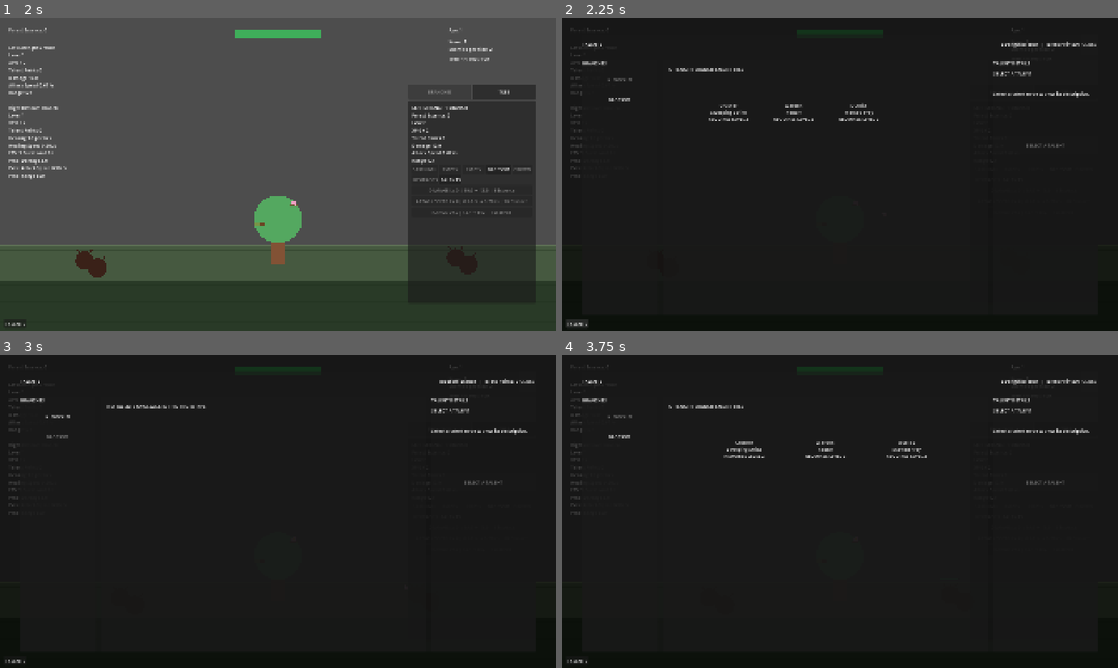
Above: before the commit, frames 1-4 (two rows, left to right).
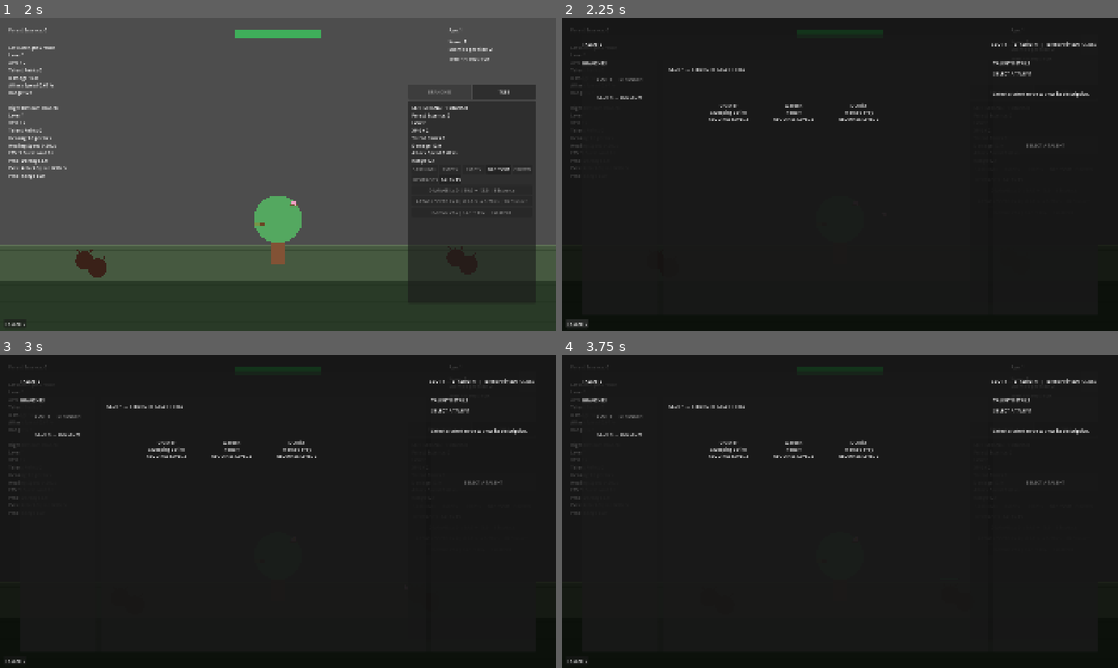
Above: after the commit, the same moments.

Repository: Triggggie/tree-guardian
Game: Godot game, scene res://scenes/main_world.tscn
The game is run twice, just before and just after one commit, with the same random seed, the same clock (stepped at 60 frames per second) and the same inputs.
Inputs (mouse positions are in pixels of both pictures, inside the frame that each line leads up to):
- Up to frame 1 (2 s): click "BLOSSOM" at 0.5 s; click "STRENGTH" at 1.25 s
- Up to frame 2 (2.25 s): click "TALENTS" at 2 s
- Up to frame 3 (3 s): click "BLOSSOM" at 2.75 s
- Up to frame 4 (3.75 s): click (617, 414) at 3.5 s, where only the run before the commit has a clickable "STRENGTH"

Frame 1 is identical in both runs. In frame 2, 0.3% of the frame differs, in the area x 6-86%, y 8-27%; in frame 3, 0.8%; in frame 4, 1.0%, in the area x 6-86%, y 8-33%.

Commit message:
Support multiple branch instances in Talent Screen

Diff:
--- a/scenes/ui/TalentScreen.tscn
+++ b/scenes/ui/TalentScreen.tscn
@@ -77,6 +77,9 @@
 layout_mode = 2
 text = "BRANCHES"
 
+[node name="BranchButtonsContainer" type="VBoxContainer" parent="MarginContainer/MainPanel/MainVBox/ContentHBox/BranchSelectorPanel/BranchSelectorVBox" unique_id=1848333654]
+layout_mode = 2
+
 [node name="StrengthBranchButton" type="Button" parent="MarginContainer/MainPanel/MainVBox/ContentHBox/BranchSelectorPanel/BranchSelectorVBox" unique_id=1099527227]
 custom_minimum_size = Vector2(0, 60)
 layout_mode = 2
--- a/scripts/ui/talent_screen.gd
+++ b/scripts/ui/talent_screen.gd
@@ -4,9 +4,6 @@
 const TALENT_NODE_BUTTON_SCENE: PackedScene = preload(
 	"res://scenes/ui/TalentNodeButton.tscn"
 )
-
-const STRENGTH_BRANCH_ID: StringName = &"strength_branch"
-const BLOSSOM_BRANCH_ID: StringName = &"blossom_branch"
 
 
 @onready var talent_points_label: Label = (
@@ -19,13 +16,19 @@
 	/CloseButton
 )
 
-@onready var strength_branch_button: Button = (
+@onready var branch_buttons_container: VBoxContainer = (
+	$MarginContainer/MainPanel/MainVBox/ContentHBox
+	/BranchSelectorPanel/BranchSelectorVBox
+	/BranchButtonsContainer
+)
+
+@onready var old_strength_branch_button: Button = (
 	$MarginContainer/MainPanel/MainVBox/ContentHBox
 	/BranchSelectorPanel/BranchSelectorVBox
 	/StrengthBranchButton
 )
 
-@onready var blossom_branch_button: Button = (
+@onready var old_blossom_branch_button: Button = (
 	$MarginContainer/MainPanel/MainVBox/ContentHBox
 	/BranchSelectorPanel/BranchSelectorVBox
 	/BlossomBranchButton
@@ -74,10 +77,10 @@
 )
 
 
-var strength_branch
-var blossom_branch
+var available_branches: Array[Node] = []
+var branch_buttons_by_instance_id: Dictionary = {}
+
 var selected_branch
-
 var selected_talent_id: StringName = &""
 
 
@@ -86,25 +89,20 @@
 		close_screen
 	)
 
-	strength_branch_button.pressed.connect(
-		select_strength_branch
-	)
-
-	blossom_branch_button.pressed.connect(
-		select_blossom_branch
-	)
-
 	purchase_talent_button.pressed.connect(
 		purchase_selected_talent
 	)
 
+	old_strength_branch_button.visible = false
+	old_blossom_branch_button.visible = false
+
 	find_available_branches()
 	connect_branch_signals()
 
-	if is_instance_valid(strength_branch):
-		select_branch(strength_branch)
-	elif is_instance_valid(blossom_branch):
-		select_branch(blossom_branch)
+	if not available_branches.is_empty():
+		select_branch(
+			available_branches[0]
+		)
 	else:
 		update_empty_state()
 
@@ -112,12 +110,14 @@
 
 
 func find_available_branches() -> void:
-	strength_branch = null
-	blossom_branch = null
+	available_branches.clear()
 
 	for branch_node in get_tree().get_nodes_in_group(
 		"combat_branch"
 	):
+		if not is_instance_valid(branch_node):
+			continue
+
 		if not branch_node.has_method(
 			"get_branch_display_name"
 		):
@@ -128,32 +128,123 @@
 		):
 			continue
 
-		var branch = branch_node
-
-		match branch.branch_id:
-			STRENGTH_BRANCH_ID:
-				if not is_instance_valid(
-					strength_branch
-				):
-					strength_branch = branch
-
-			BLOSSOM_BRANCH_ID:
-				if not is_instance_valid(
-					blossom_branch
-				):
-					blossom_branch = branch
-
-	update_branch_button_availability()
+		var slot_index: int = (
+			get_branch_slot_index(branch_node)
+		)
+
+		if slot_index < 1:
+			push_warning(
+				"%s has invalid slot_index %d."
+				% [
+					branch_node.name,
+					slot_index
+				]
+			)
+			continue
+
+		available_branches.append(
+			branch_node
+		)
+
+	available_branches.sort_custom(
+		sort_branches_by_slot
+	)
+
+	rebuild_branch_buttons()
+
+
+func sort_branches_by_slot(
+	first_branch: Node,
+	second_branch: Node
+) -> bool:
+	return (
+		get_branch_slot_index(first_branch)
+		< get_branch_slot_index(second_branch)
+	)
+
+
+func get_branch_slot_index(
+	branch: Node
+) -> int:
+	if not is_instance_valid(branch):
+		return -1
+
+	var slot_value = branch.get(
+		"slot_index"
+	)
+
+	if slot_value == null:
+		return -1
+
+	return int(slot_value)
+
+
+func rebuild_branch_buttons() -> void:
+	for child in branch_buttons_container.get_children():
+		child.free()
+
+	branch_buttons_by_instance_id.clear()
+
+	for branch in available_branches:
+		create_branch_button(branch)
+
+	update_selected_branch_buttons()
+
+
+func create_branch_button(
+	branch: Node
+) -> void:
+	if not is_instance_valid(branch):
+		return
+
+	var branch_button := Button.new()
+
+	branch_button.custom_minimum_size = Vector2(
+		0.0,
+		60.0
+	)
+
+	branch_button.text = (
+		"SLOT %d — %s"
+		% [
+			get_branch_slot_index(branch),
+			get_branch_short_name(branch)
+		]
+	)
+
+	branch_button.pressed.connect(
+		select_branch.bind(branch)
+	)
+
+	branch_buttons_container.add_child(
+		branch_button
+	)
+
+	branch_buttons_by_instance_id[
+		branch.get_instance_id()
+	] = branch_button
+
+
+func get_branch_short_name(
+	branch: Node
+) -> String:
+	if not is_instance_valid(branch):
+		return "UNKNOWN"
+
+	var display_name: String = (
+		branch.get_branch_display_name()
+	)
+
+	return (
+		display_name
+		.replace(" Branch", "")
+		.to_upper()
+	)
 
 
 func connect_branch_signals() -> void:
-	connect_single_branch_signals(
-		strength_branch
-	)
-
-	connect_single_branch_signals(
-		blossom_branch
-	)
+	for branch in available_branches:
+		connect_single_branch_signals(branch)
 
 
 func connect_single_branch_signals(
@@ -177,44 +268,13 @@
 		)
 
 
-func update_branch_button_availability() -> void:
-	if is_instance_valid(strength_branch):
-		strength_branch_button.text = "STRENGTH"
-		strength_branch_button.disabled = false
-	else:
-		strength_branch_button.text = (
-			"STRENGTH — NOT EQUIPPED"
-		)
-		strength_branch_button.disabled = true
-
-	if is_instance_valid(blossom_branch):
-		blossom_branch_button.text = "BLOSSOM"
-		blossom_branch_button.disabled = false
-	else:
-		blossom_branch_button.text = (
-			"BLOSSOM — NOT EQUIPPED"
-		)
-		blossom_branch_button.disabled = true
-
-
-func select_strength_branch() -> void:
-	if not is_instance_valid(strength_branch):
-		return
-
-	select_branch(strength_branch)
-
-
-func select_blossom_branch() -> void:
-	if not is_instance_valid(blossom_branch):
-		return
-
-	select_branch(blossom_branch)
-
-
 func select_branch(
 	branch
 ) -> void:
 	if not is_instance_valid(branch):
+		return
+
+	if not available_branches.has(branch):
 		return
 
 	selected_branch = branch
@@ -226,15 +286,31 @@
 
 
 func update_selected_branch_buttons() -> void:
-	strength_branch_button.disabled = (
-		not is_instance_valid(strength_branch)
-		or selected_branch == strength_branch
-	)
-
-	blossom_branch_button.disabled = (
-		not is_instance_valid(blossom_branch)
-		or selected_branch == blossom_branch
-	)
+	for branch in available_branches:
+		if not is_instance_valid(branch):
+			continue
+
+		var branch_instance_id: int = (
+			branch.get_instance_id()
+		)
+
+		if not branch_buttons_by_instance_id.has(
+			branch_instance_id
+		):
+			continue
+
+		var branch_button: Button = (
+			branch_buttons_by_instance_id[
+				branch_instance_id
+			]
+		)
+
+		if not is_instance_valid(branch_button):
+			continue
+
+		branch_button.disabled = (
+			branch == selected_branch
+		)
 
 
 func update_talent_points_label() -> void:
@@ -245,10 +321,16 @@
 		return
 
 	talent_points_label.text = (
-		"%s  |  Talent Points: %d"
+		"SLOT %d — %s  |  Talent Points: %d"
 		% [
-			selected_branch.get_branch_display_name(),
-			selected_branch.get_available_talent_points()
+			get_branch_slot_index(
+				selected_branch
+			),
+			get_branch_short_name(
+				selected_branch
+			),
+			selected_branch
+				.get_available_talent_points()
 		]
 	)
 
@@ -273,10 +355,15 @@
 		return
 
 	talent_tree_label.text = (
-		"%s TALENT TREE"
-		% selected_branch
-			.get_branch_display_name()
-			.to_upper()
+		"SLOT %d — %s TALENT TREE"
+		% [
+			get_branch_slot_index(
+				selected_branch
+			),
+			get_branch_short_name(
+				selected_branch
+			)
+		]
 	)
 
 	for talent_index in range(
@@ -546,11 +633,9 @@
 		"No equipped branches"
 	)
 
-	strength_branch_button.disabled = true
-	blossom_branch_button.disabled = true
-
 	clear_talent_nodes()
 	reset_talent_details()
+	update_selected_branch_buttons()
 
 	talent_tree_label.text = (
 		"NO BRANCH SELECTED"
@@ -581,11 +666,16 @@
 	find_available_branches()
 	connect_branch_signals()
 
-	if not is_instance_valid(selected_branch):
-		if is_instance_valid(strength_branch):
-			select_branch(strength_branch)
-		elif is_instance_valid(blossom_branch):
-			select_branch(blossom_branch)
+	if (
+		not is_instance_valid(selected_branch)
+		or not available_branches.has(
+			selected_branch
+		)
+	):
+		if not available_branches.is_empty():
+			select_branch(
+				available_branches[0]
+			)
 		else:
 			update_empty_state()
 	else:
